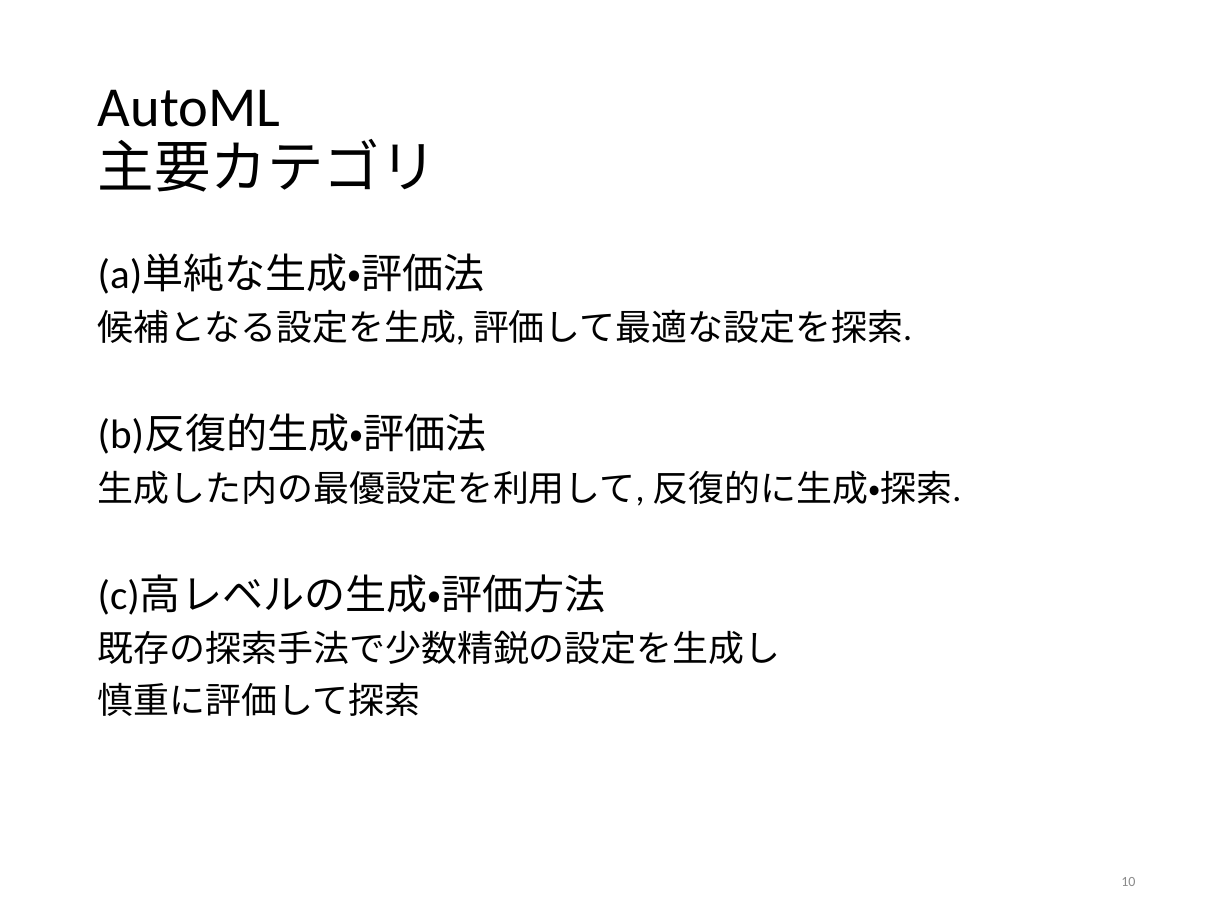
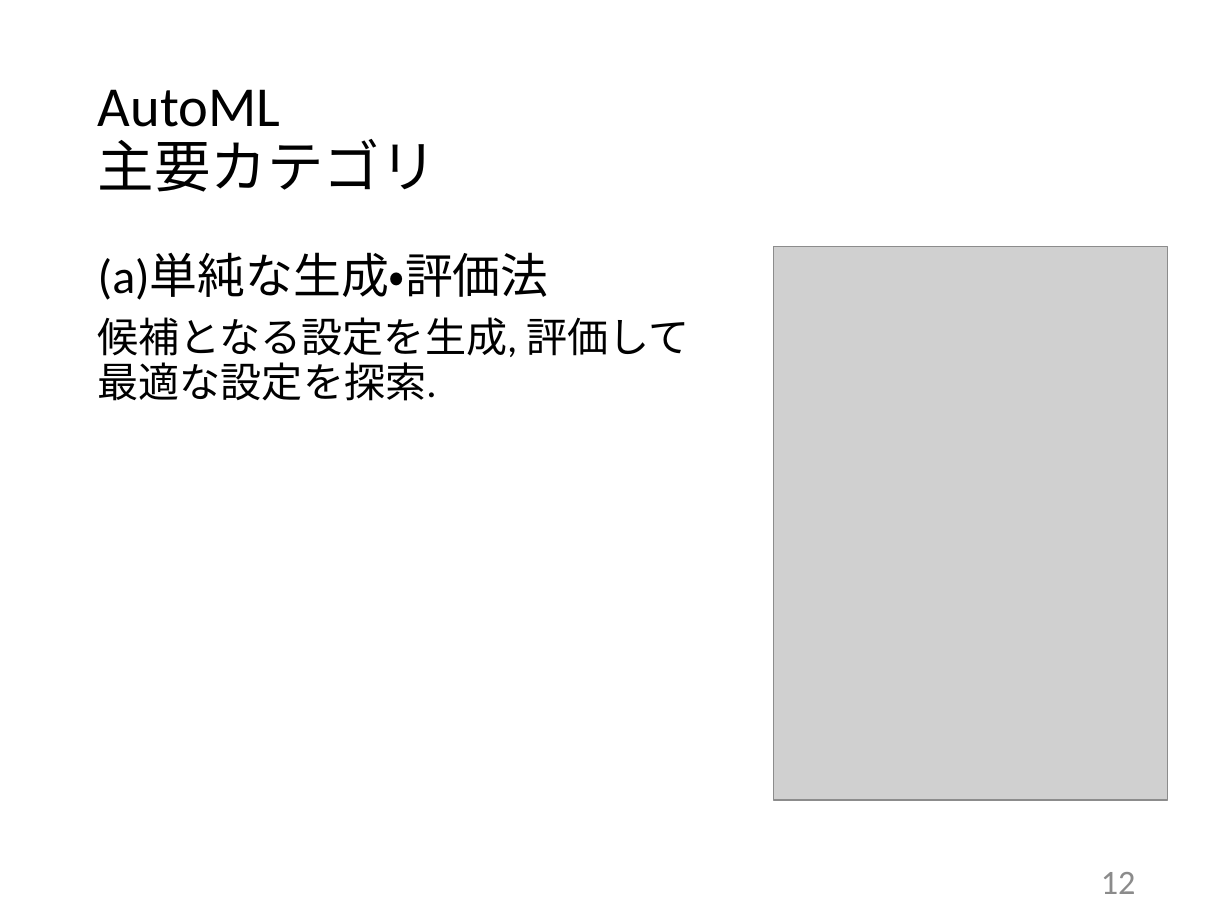
Before and after one commit to tatsuya-sugiyama/WeeklyReport, a slide deck: slide 12 of report/2020前期/2020sugiyama.pptx (slide 10 before the commit). Drawn at 1232x924 pixels with LibreOffice and Linux fonts; fonts in the diff are those of the drawing; grey boxes stand for pictures. Boxes give left, top, right and bottom in pixels: in the first picture for what was removed or moved away, otherwise in the second. Text is boxed around its words. In the diff, an @@ line names an element or a change of style, - is before the commit and + after.

```diff
--- a/report/2020前期/2020sugiyama.pptx
+++ b/report/2020前期/2020sugiyama.pptx
@@ text "(a)単純な生成・評価法" at (x1=98, y1=253, x2=690, y2=401): size 24 to 28 pt in "(a)単純な生成・評価法"; size 21 to 24 pt in "候補となる設定を生成, 評価して最適な設定を探索." @@
@@ picture added at (x1=774, y1=246, x2=1168, y2=800) @@
@@ text at (x1=98, y1=414, x2=962, y2=716): paragraphs removed @@
-(b)反復的生成・評価法
-生成した内の最優設定を利用して, 反復的に生成・探索.
-(c)高レベルの生成・評価方法
-既存の探索手法で少数精鋭の設定を生成し
-慎重に評価して探索
@@ page number at (x1=1101, y1=872, x2=1136, y2=894): text changed; size 8.2 to 20 pt @@
-10
+12
```
Also in this commit, not shown: 28 other slides changed, 3 slides added, 3 other files.
